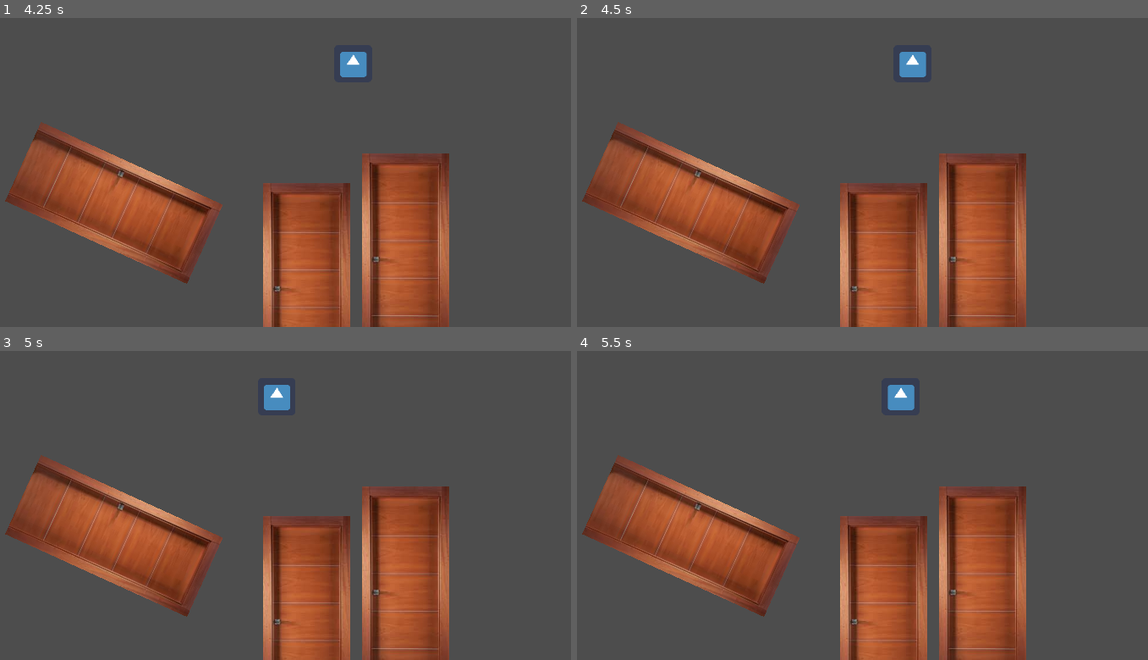
Above: before the commit, frames 1-4 (two rows, left to right).
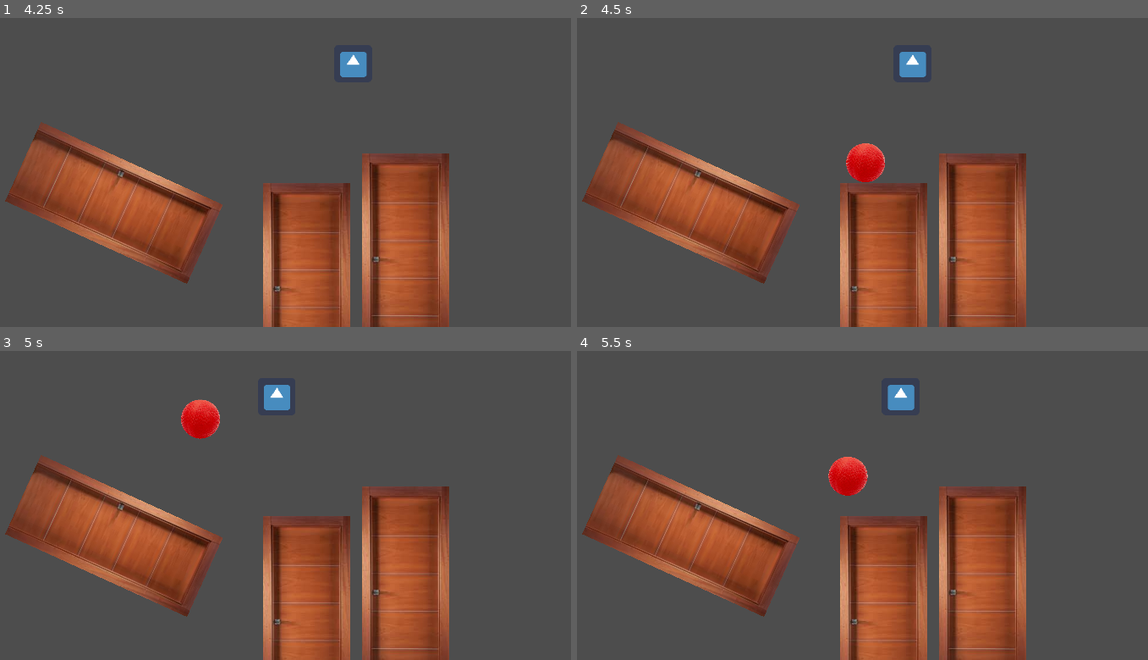
Above: after the commit, the same moments.

Repository: nowisf/Godot-with-sockets
Game: Godot game, scene res://node_2d.tscn
The game is run twice, just before and just after one commit, with the same random seed, the same clock (stepped at 60 frames per second) and the same inputs. This scene is started directly instead of the project's main scene. The engine's default icon, where the game draws it, is replaced by a stand-in: a white triangle on a blue panel in a dark square.
Inputs:
- Up to frame 1 (4.25 s): tap Enter (ui_accept) at 0.5, 0.77, 1.52, 3.02, 3.77 s; hold Right (ui_right) 0.53-2.03 s; hold Left (ui_left) 2.03-2.78 s; hold Right (ui_right) from 2.78 s (still down); tap R (ui_reset, bound only after the commit) at 4.15 s
- Up to frame 2 (4.5 s): release Right (ui_right) at 4.28 s; hold Left (ui_left) from 4.28 s (still down)
- Up to frame 3 (5 s): keep holding Left (ui_left); tap Enter (ui_accept) at 4.52 s
- Up to frame 4 (5.5 s): release Left (ui_left) at 5.03 s; hold Right (ui_right) from 5.03 s (still down)

Frame 1 is identical in both runs. In frame 2, 0.7% of the frame differs, in the area x 47-54%, y 40-54%; in frame 3, 0.7%, in the area x 31-39%, y 15-29%; in frame 4, 0.7%.

Commit message:
boton de reset

Diff:
--- a/client/Player.gd
+++ b/client/Player.gd
@@ -4,10 +4,11 @@
 
 @export var speed: int = 200
 @export var id: int = 0
+var posicionInicial = position
 
 func get_input():
 	var direction = Vector2()
-	var posicionInicial = position
+
 	if Input.is_action_pressed("ui_right"):
 		direction.x += 1
 	if Input.is_action_pressed('ui_left'):
@@ -16,7 +17,9 @@
 		direction.y += 1
 	if Input.is_action_pressed('ui_up'):
 		direction.y -= 1
+
 	velocity = direction.normalized() * speed
+
 
 
 
--- a/client/bola.gd
+++ b/client/bola.gd
@@ -13,6 +13,9 @@
 func _physics_process(delta: float) -> void:
 	var posicionInicial = position
 
+	if Input.is_action_just_pressed("ui_reset"):
+		position = Vector2(550,-550)
+		print("hola")
 
 
 	# Add the gravity.
--- a/client/project.godot
+++ b/client/project.godot
@@ -19,6 +19,14 @@
 
 window/stretch/mode="canvas_items"
 
+[input]
+
+ui_reset={
+"deadzone": 0.5,
+"events": [Object(InputEventKey,"resource_local_to_scene":false,"resource_name":"","device":-1,"window_id":0,"alt_pressed":false,"shift_pressed":false,"ctrl_pressed":false,"meta_pressed":false,"pressed":false,"keycode":0,"physical_keycode":82,"key_label":0,"unicode":114,"location":0,"echo":false,"script":null)
+]
+}
+
 [rendering]
 
 environment/defaults/default_environment="res://default_env.tres"
Binary file added: client/image.png
Not shown, added: client/image.png.import
Not shown, changed: client/index.html
Not shown, changed: client/index.pck
